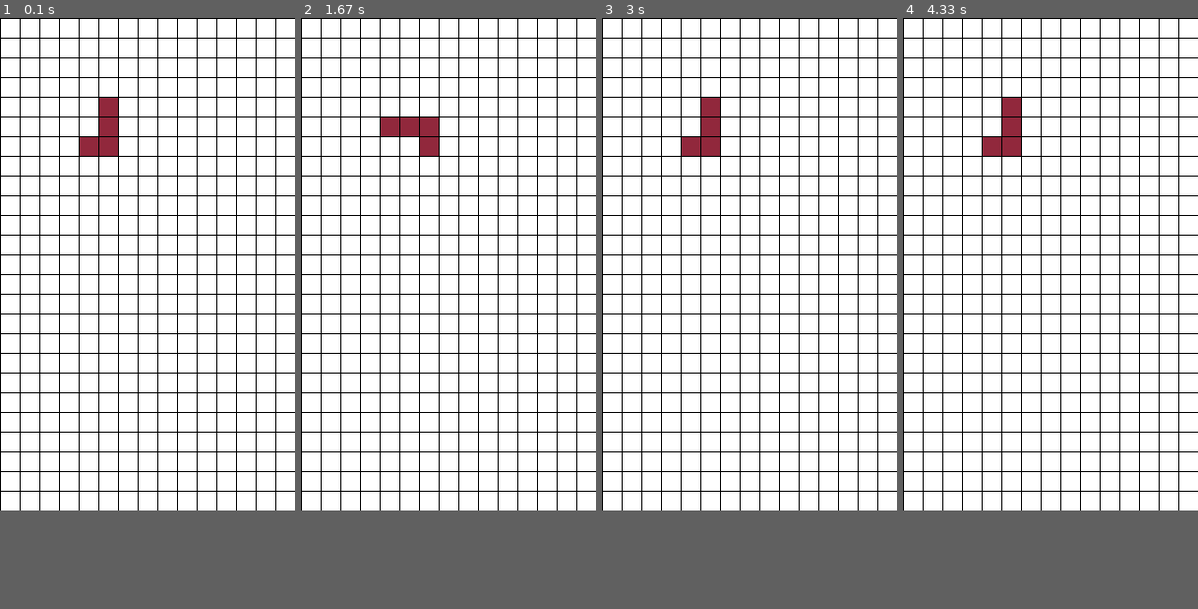
Above: before the commit, frames 1-4 (left to right).
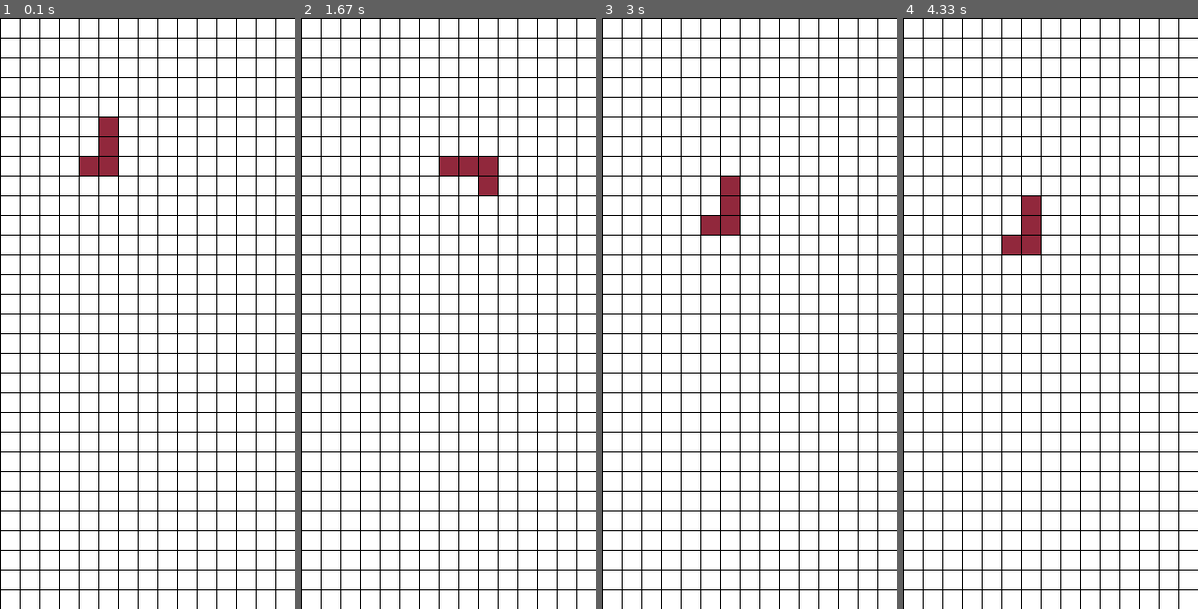
Above: after the commit, the same moments.

Repository: hakosaj/PygameAI
Game: pygame game, started from tetris/tetris.py
The game is run twice, just before and just after one commit, with the same random seed, the same clock (stepped at 60 frames per second) and the same inputs.
Inputs:
- Up to frame 1 (0.1 s): no input
- Up to frame 2 (1.67 s): hold R 0.33-0.8 s; hold Right 0.33-0.8 s; hold Right 0.83-1.3 s; tap Space at 0.9, 1.2, 1.4 s; hold Right from 1.33 s (still down)
- Up to frame 3 (3 s): tap Space at 1.7, 1.9, 2.2, 2.47, 2.8 s; release Right at 1.8 s; hold Left 1.83-2.37 s; hold Down 2.4-2.7 s; hold Left from 2.73 s (still down)
- Up to frame 4 (4.33 s): release Left at 3.13 s; hold P 3.17-3.8 s; hold Right 3.17-3.8 s; tap Space at 3.23, 3.53 s
In our replay, the window is 300x500 before the commit and 300x600 after it. These sizes can differ from the game's own. Grey fills any space a smaller window leaves; there, only what the larger window draws over its background counts as a difference.

The runs differ from the first frame. In frame 1, 2.4% of the frame differs, in the area x 0-100%, y 13-100%; in frame 2, 3.2%, in the area x 0-100%, y 16-100%; in frame 3, 3.2%; in frame 4, 3.2%.

Commit message:
Edges and rotation, still work in progress

Diff:
--- a/tetris/block.py
+++ b/tetris/block.py
@@ -37,8 +37,27 @@
             self.squares.append(self.grid.neighborAt(self.grid.elementAt(xp,yp),(4+self.offset)%8))
             self.squares.append(self.grid.neighborAt(self.grid.elementAt(xp,yp),(5+self.offset)%8))
 
+
+    def rightEdge(self):
+        return max(bl.x for bl in self.squares)/blocksize
+    def leftEdge(self):
+        return min(bl.x for bl in self.squares)/blocksize
+    def bottomEdge(self):
+        return max(bl.y for bl in self.squares)/blocksize
+
     def clearSquares(self):
         self.squares.clear()
+
+
+    def shiftBlock(self,dir):
+        if (dir==1):
+            self.x=self.x+blocksize
+            self.clearSquares()
+            self.createConfiguration(0)
+        elif (dir==2):
+            self.y=self.y+blocksize
+        elif (dir==3):
+            self.x=self.x-blocksize
 
 
     def rotateBlock(self):
--- a/tetris/constants.py
+++ b/tetris/constants.py
@@ -11,7 +11,7 @@
 
 
 #Screen size
-width,height=300,500
+width,height=300,600
 size = width,height
 
 #screen
--- a/tetris/grid.py
+++ b/tetris/grid.py
@@ -40,6 +40,11 @@
         for item in block.squares:
             item.assignToBlock(block)
 
+    def removeBlock(self,block):
+        for item in self.squares:
+            for sub in item:
+                sub.clearAssignment()
+
     def elementAt(self,x,y):
         try:
             return self.squares[x][y]
@@ -76,3 +81,13 @@
         for item in self.squares:
             for subitem in item:
                 subitem.drawSquare()
+
+    def printGrid(self):
+        for j in range(self.y0):
+            for i in range(self.x0):
+                square = self.elementAt(i,j)
+                if (square.assignedBlock!=None):
+                    print("x",end='')
+                else:
+                    print("_",end='')
+            print("\n",end='')
--- a/tetris/tetris.py
+++ b/tetris/tetris.py
@@ -11,16 +11,24 @@
 from grid import *
 
 
+def moveBlock(b,g, xdif,ydif):
+    bx=b.x+xdif
+    by=b.y+ydif
+    if (bx<1 or bx==gridsizex-1 or by==gridsizey-1):
+        return b
+    ofs=b.offset
+    b = Block(bx,by,"j",g)
+    b.createConfiguration(ofs)
+    g.addBlock(b)
+    return b
 
-def sign(a):
-    if a>0:
-        return 1
-    else:
-        return -1
+
 
 
 #Tetris grid
-g = Grid(15,30)
+gridsizex=15
+gridsizey=30
+g = Grid(gridsizex,gridsizey)
 
 #Screen objects
 g.createSquares()
@@ -53,7 +61,6 @@
 
 
 
-
 while True:
     for event in pygame.event.get():
         if event.type==pygame.KEYDOWN:
@@ -63,18 +70,28 @@
                 while (event.key!=pygame.K_o):
                     pygame.event.clear()
                     event = pygame.event.wait()
-            if event.key == pygame.K_ESCAPE:
+            elif event.key == pygame.K_ESCAPE:
                 pygame.quit()
                 sys.exit()
-            if event.key == pygame.K_SPACE:
+            elif event.key == pygame.K_SPACE:
                 g.modifyBlock(b)
+            elif event.key == pygame.K_RIGHT:
+                b=moveBlock(b,g,1,0)
+            elif event.key == pygame.K_DOWN:
+                b=moveBlock(b,g,0,1)
+            elif event.key == pygame.K_LEFT:
+                b=moveBlock(b,g,-1,0)
+            elif event.key == pygame.K_r:
+                g.printGrid()
 
 
     g.drawGrid()
 
+    if (tickcounter%20==0):
+        b=moveBlock(b,g,0,1)
 
 
 
     tickcounter+=1
     pygame.display.flip()
-    clock.tick(30)
+    clock.tick(20)
